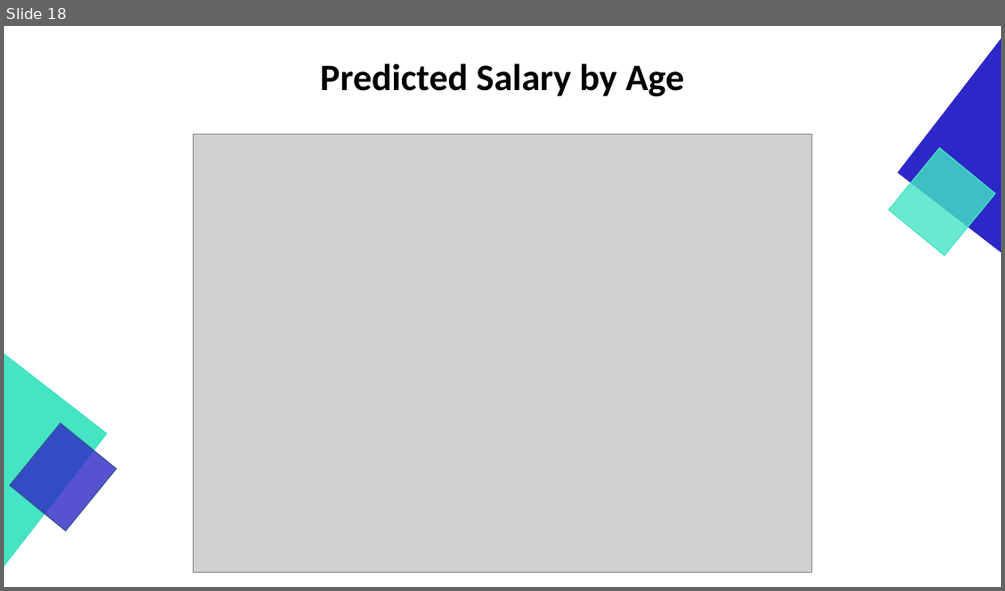
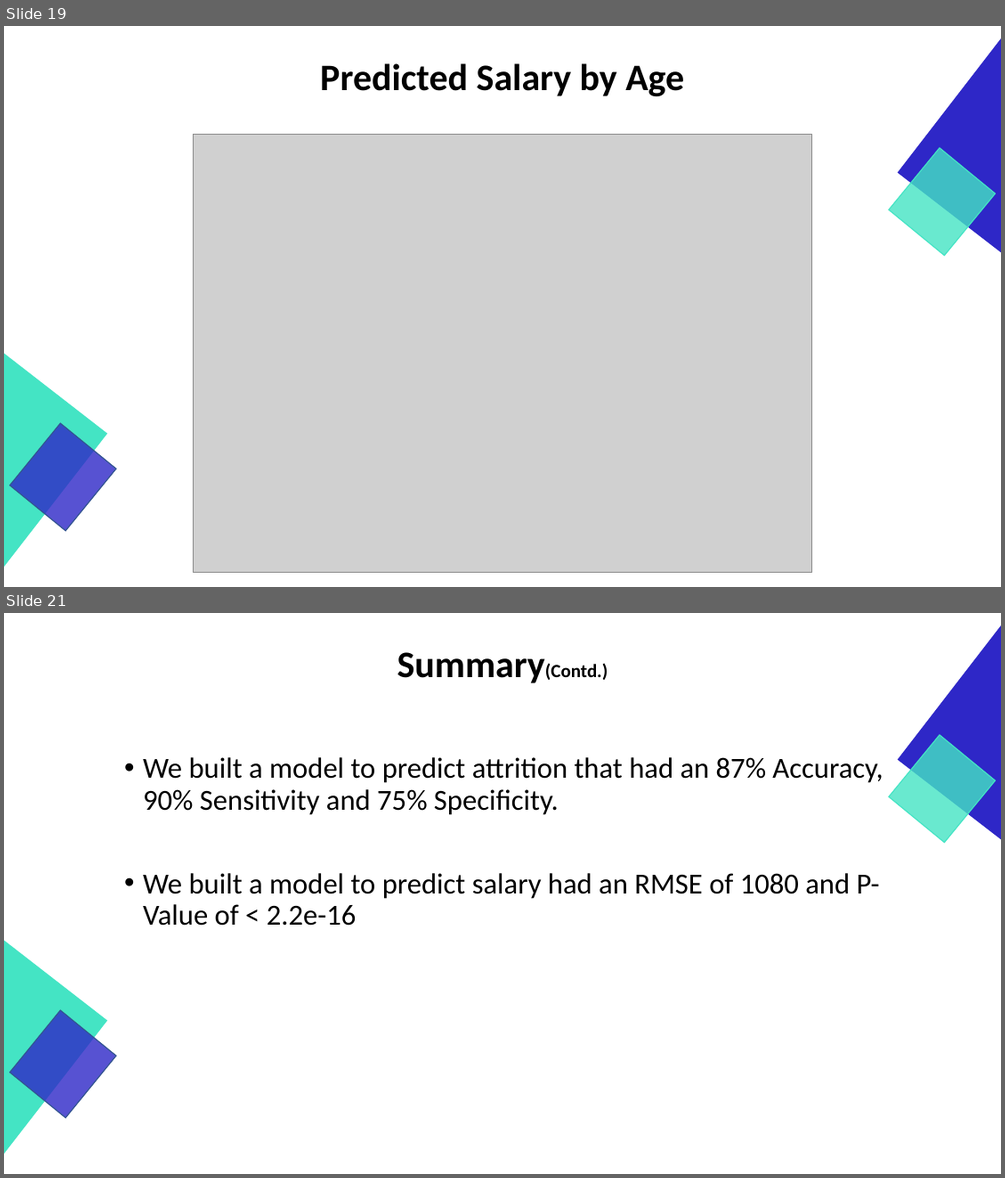
Before and after one commit to GraduateSchoolWork/CaseStudy2_DDS, a slide deck: DDS_Project_2_Presentation.pptx. Shown one above the other, each under a label of ours: slide 18 before the commit, slides 19 and 21 after it; the slides between them are not shown. The pictures are 1005x591 and 1005x1178 pixels, drawn with LibreOffice and Linux fonts; fonts in the diff are those of the drawing; grey boxes stand for pictures. Boxes give left, top, right and bottom in pixels: in the first picture for what was removed or moved away, otherwise in the second. Text is boxed around its words. In the diff, an @@ line names an element or a change of style, - is before the commit and + after.

```diff
--- a/DDS_Project_2_Presentation.pptx
+++ b/DDS_Project_2_Presentation.pptx
@@ slide 21 added at box(4, 613, 1001, 1174), background #FFFFFF @@
@@ right triangle added at box(898, 625, 1001, 840), fill #2E27C7, outline #2E27C7 1 pt @@
@@ title added at box(397, 652, 607, 683), 18 pt, text #000000, bold @@
+Summary(Contd.)
@@ rectangle added at box(889, 735, 995, 842), fill #44E4C4 at 80% opacity, outline #44E4C4 1 pt @@
@@ text added at box(143, 757, 882, 925), 28 pt, text #000000 @@
+• We built a model to predict attrition that had an 87% Accuracy, 90% Sensitivity and 75% Specificity.
+• We built a model to predict salary had an RMSE of 1080 and P-Value of < 2.2e-16
@@ right triangle added at box(4, 941, 107, 1153), fill #44E4C4, outline #44E4C4 1 pt @@
@@ rectangle added at box(10, 1010, 116, 1118), fill #2E27C7 at 80% opacity, outline #325491 1 pt @@
@@ what was slide 18 is now slide 19 @@
```
Also in this commit, not shown: 2 slides changed, 3 other slides added, 2 slides removed, 1 other file.
